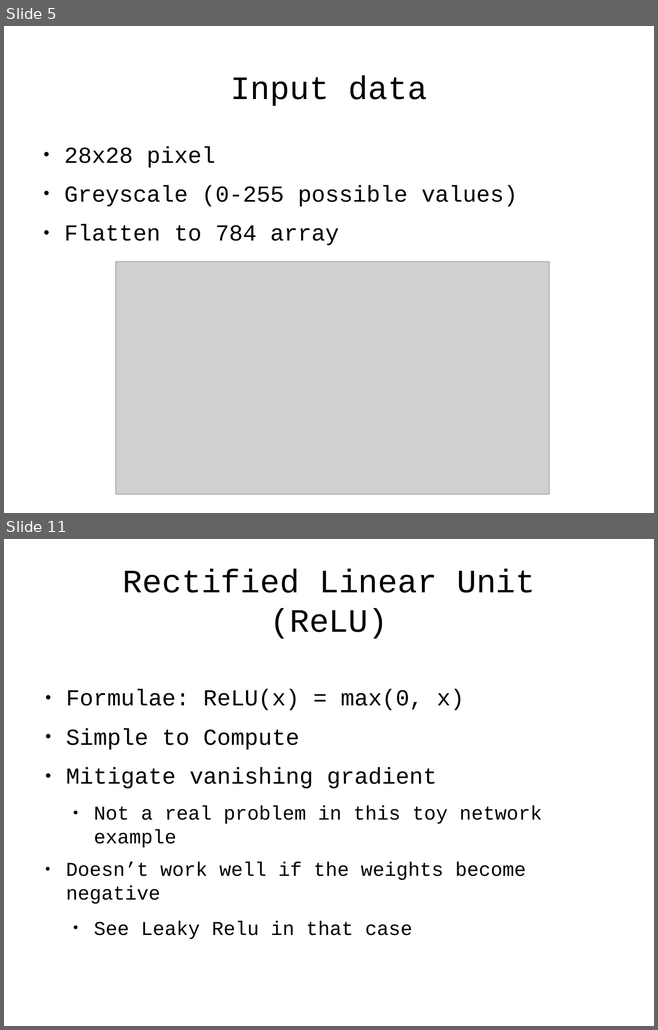
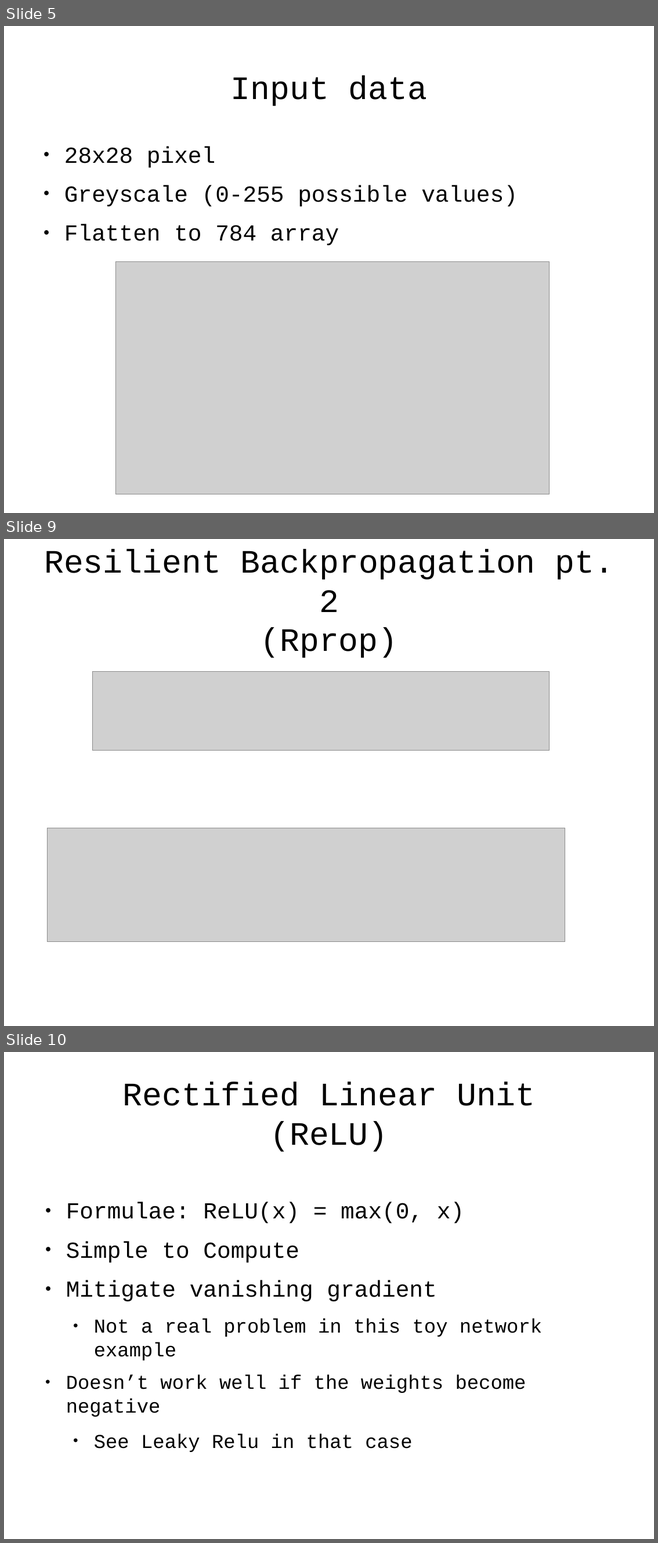
Before and after one commit to antonio-petrillo/ProgettoNNDL, a slide deck: presentation/presentazione.odp. Shown one above the other, each under a label of ours: slides 5 and 11 before the commit, slides 5, 9 and 10 after it; the slides between them are not shown. The pictures are 658x1030 and 658x1543 pixels, drawn with LibreOffice and Linux fonts; fonts in the diff are those of the drawing; grey boxes stand for pictures. Boxes give left, top, right and bottom in pixels: in the first picture for what was removed or moved away, otherwise in the second. Text is boxed around its words. In the diff, an @@ line names an element or a change of style, - is before the commit and + after.

```diff
--- a/presentation/presentazione.odp
+++ b/presentation/presentazione.odp
@@ slide 9 added at [4, 539, 654, 1026], background #FFFFFF @@
@@ title added at [44, 549, 614, 658], 40 pt, text #000000 @@
+Resilient Backpropagation pt. 2
+(Rprop)
@@ picture added at [92, 672, 549, 751] @@
@@ picture added at [48, 828, 565, 942] @@
@@ what was slide 11 is now slide 10 @@
```
Also in this commit, not shown: 8 slides changed, 1 other slide added, 1 slide removed, 3 other files.
